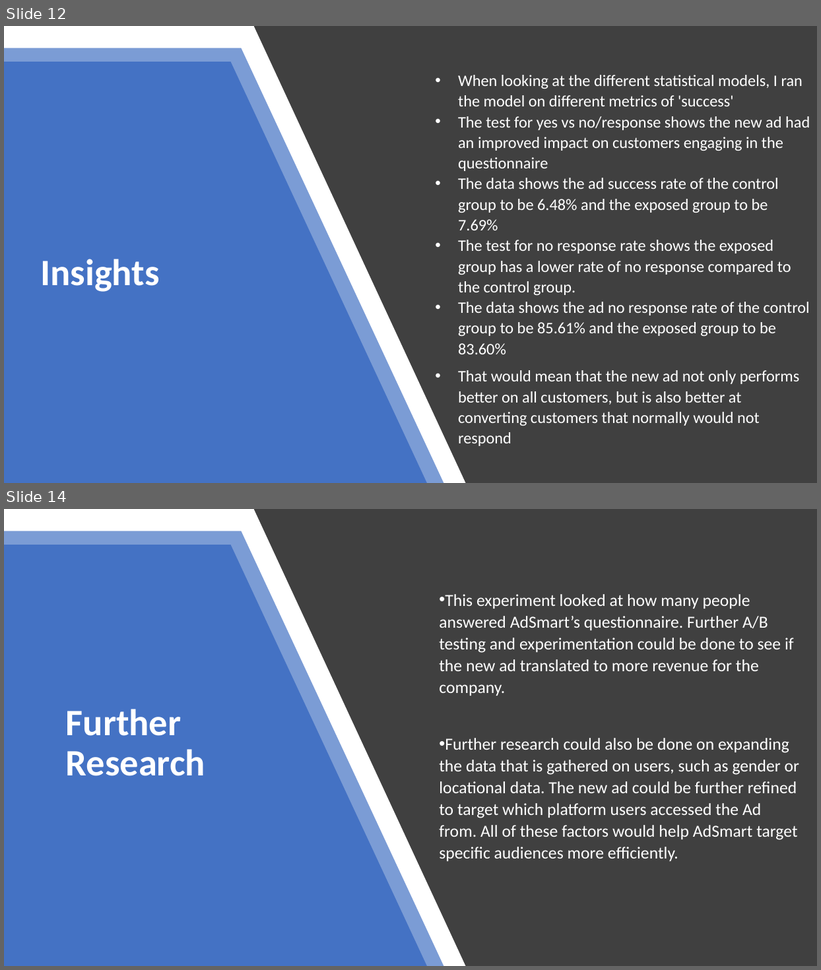
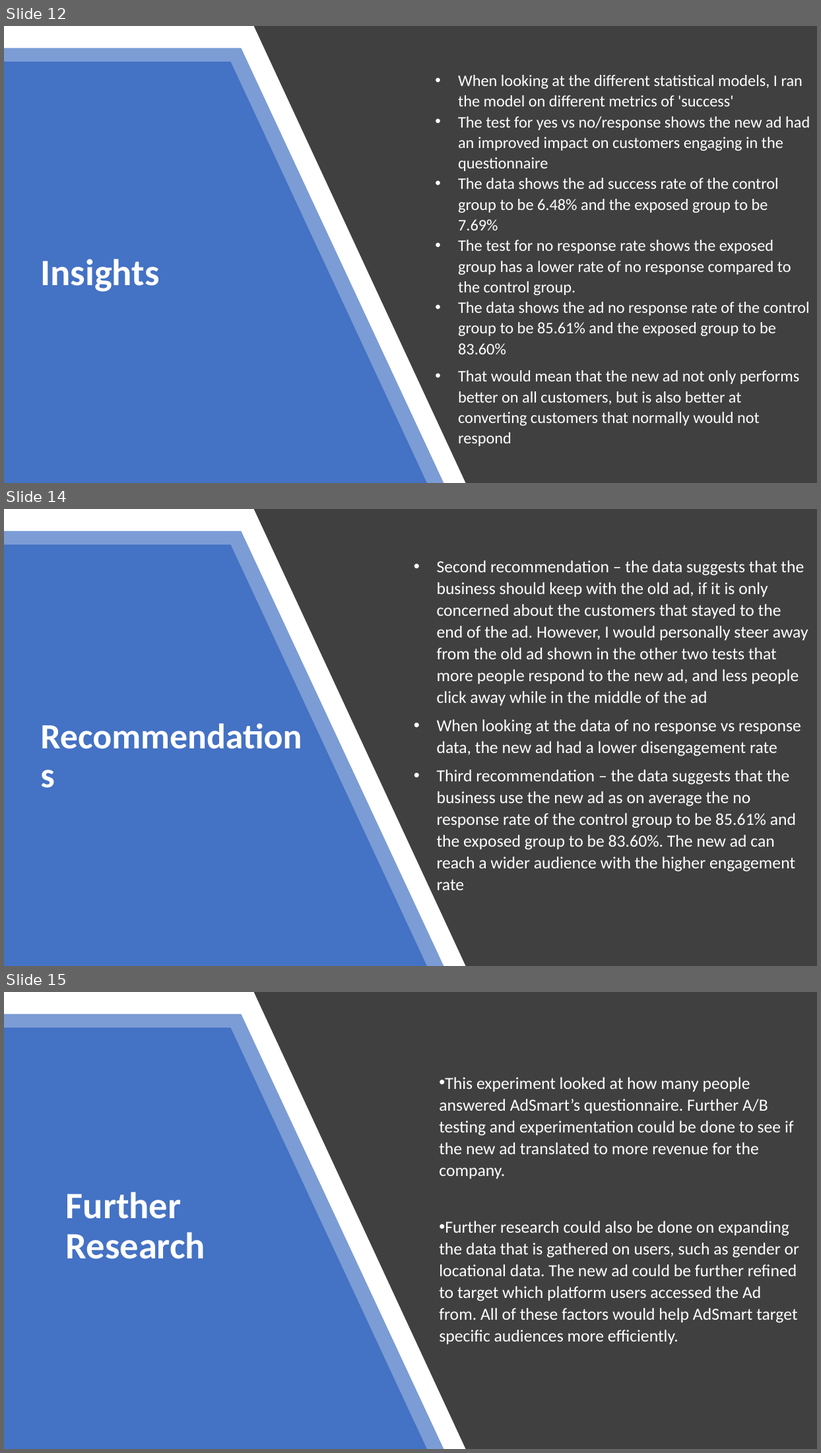
Before and after one commit to kenneykwan/Springboard, a slide deck: Capstone 3 - AB Testing/Reports/Capstone 3 - Ad AB Testing Final Presentation.pptx. Shown one above the other, each under a label of ours: slides 12 and 14 before the commit, slides 12, 14 and 15 after it; the slides between them are not shown. The pictures are 821x970 and 821x1453 pixels, drawn with LibreOffice and Linux fonts; fonts in the diff are those of the drawing. Boxes give left, top, right and bottom in pixels: in the first picture for what was removed or moved away, otherwise in the second. Text is boxed around its words. In the diff, an @@ line names an element or a change of style, - is before the commit and + after.

```diff
--- a/Capstone 3 - AB Testing/Reports/Capstone 3 - Ad AB Testing Final Presentation.pptx
+++ b/Capstone 3 - AB Testing/Reports/Capstone 3 - Ad AB Testing Final Presentation.pptx
@@ slide 14 added at [4, 509, 817, 966], background #454545 @@
@@ rectangle added at [4, 509, 817, 966], fill #404040 at 85% opacity @@
@@ freeform shape added at [4, 509, 466, 966], fill #FFFFFF @@
@@ freeform shape added at [4, 531, 444, 966], fill #4472C4 at 70% opacity @@
@@ freeform shape added at [4, 545, 427, 966], fill #4472C4 @@
@@ text added at [437, 560, 809, 890], 20 pt, text #FFFFFF @@
+• Second recommendation – the data suggests that the business should keep with the old ad, if it is only concerned about the customers that stayed to the end of the ad. However, I would personally steer away from the old ad shown in the other two tests that more people respond to the new ad, and less people click away while in the middle of the ad
+• When looking at the data of no response vs response data, the new ad had a lower disengagement rate
+• Third recommendation – the data suggests that the business use the new ad as on average the no response rate of the control group to be 85.61% and the exposed group to be 83.60%. The new ad can reach a wider audience with the higher engagement rate
@@ title added at [34, 650, 312, 864], 42 pt, text #FFFFFF, bold @@
+Recommendations
@@ what was slide 14 is now slide 15 @@
```
Also in this commit, not shown: 1 slide changed, 2 other files.
